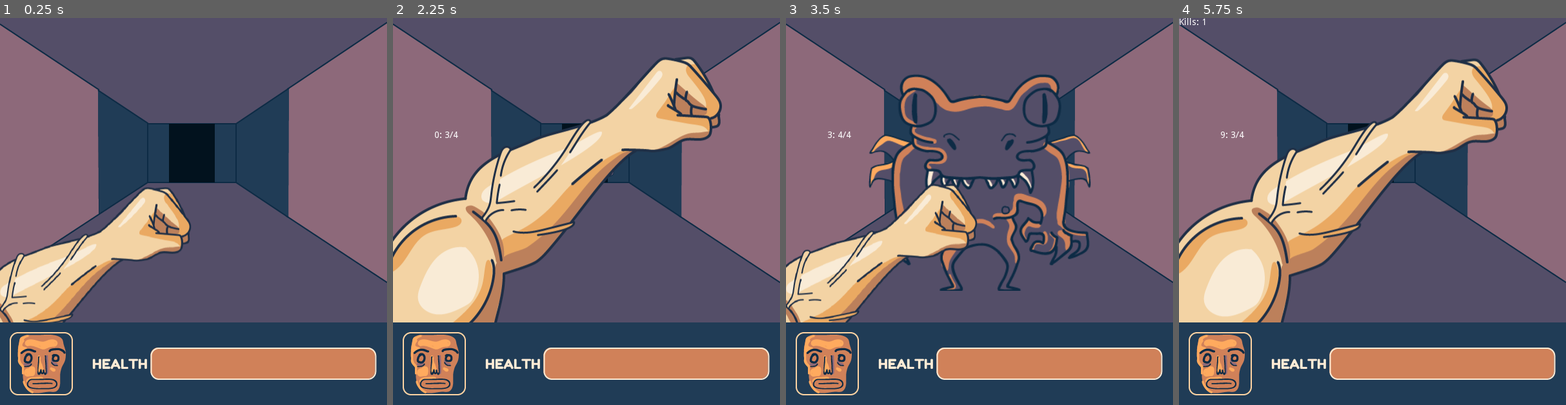
Above: before the commit, frames 1-4 (left to right).
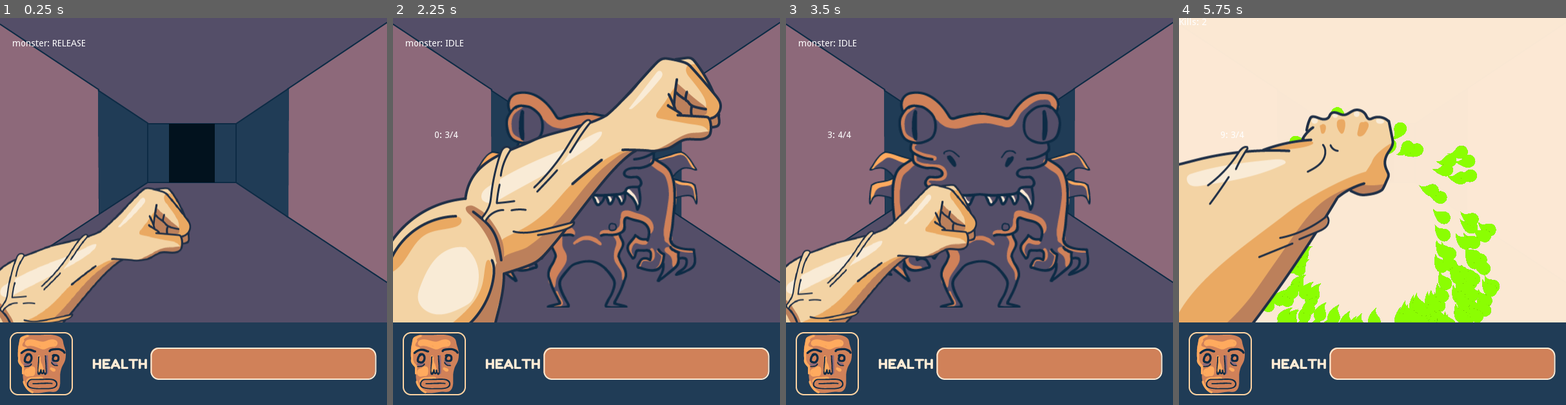
Above: after the commit, the same moments.

Repository: blackmambastudio/mocho
Game: Godot game, scene res://Game.tscn
Two runs of this game, one before a commit and one after it. Both use one fixed random seed, a clock stepped at 60 frames per second and the inputs below.
Inputs (mouse positions are in pixels of both pictures, inside the frame that each line leads up to):
- Up to frame 1 (0.25 s): no input
- Up to frame 2 (2.25 s): hold Right (ui_right) 0.53-1.28 s; tap D (block) at 0.6, 2.1 s; click (586, 211) at 0.67 s; tap Enter at 1.25 s; move the mouse to (509, 230) at 1.27 s; tap K (hit) at 1.35 s; move the mouse to (625, 126) at 2.02 s; hold Right (ui_right) from 2.03 s (still down)
- Up to frame 3 (3.5 s): keep holding Right (ui_right); tap Space at 2.75 s; move the mouse to (960, 288) at 2.77 s; tap K (hit) at 2.85 s; click (960, 288) at 2.92 s
- Up to frame 4 (5.75 s): move the mouse to (1488, 269) at 3.52 s; release Right (ui_right) at 3.53 s; tap D (block) at 3.6, 5.1 s; move the mouse to (1256, 153) at 4.27 s; tap K (hit) at 4.35 s; move the mouse to (1391, 211) at 5.02 s; click (1391, 211) at 5.17 s

The runs differ from the first frame. In frame 1, 0.1% of the frame differs, in the area x 3-22%, y 5-8%; in frame 2, 6.3%; in frame 3, 12%; in frame 4, 74%, in the area x 0-100%, y 0-79%.

Commit message:
cancel and speed up

Diff:
--- a/Game.gd
+++ b/Game.gd
@@ -49,7 +49,7 @@
 		kills += 1
 		$Kills.text = "Kills: " + str(kills)
 
-		yield(get_tree().create_timer(2), 'timeout')
+		yield(get_tree().create_timer(0.5), 'timeout')
 
 		self.new_monster()
 
--- a/Monster.gd
+++ b/Monster.gd
@@ -45,8 +45,12 @@
 			$AnimationPlayer.play("Victory")
 
 func check_dodge(chance):
+
+	if current_status == STATUS.TO_DODGE and self.mocho_status == STATUS.CANCEL:
+		self.set_status(STATUS.DODGE)
+		return
 	if current_status != STATUS.IDLE: return
-	if self.mocho_status != STATUS.TO_HIT and self.mocho_status != STATUS.CANCEL : return
+	if self.mocho_status != STATUS.TO_HIT: return
 	var value = randf()
 	print("to dodge ", value)
 	if chance > value:
@@ -64,13 +68,13 @@
 			1:
 				$Sprite.set_scale(Vector2(0.3, 0.3))
 				return
-			17:
+			5:
 				$Sprite.set_scale(Vector2(0.7, 0.7))
 				return
-			33:
+			9:
 				$Sprite.set_scale(Vector2(1.2, 1.2))
 				return
-			41:
+			13:
 				self.approaching = -1
 			_:
 				return
--- a/Monster.tscn
+++ b/Monster.tscn
@@ -6,7 +6,8 @@
 
 [sub_resource type="Animation" id=1]
 resource_name = "DodgeLeft"
-length = 0.5
+length = 0.4
+step = 0.05
 tracks/0/type = "value"
 tracks/0/path = NodePath("Sprite:position")
 tracks/0/interp = 1
@@ -14,7 +15,7 @@
 tracks/0/imported = false
 tracks/0/enabled = true
 tracks/0/keys = {
-"times": PoolRealArray( 0, 0.2, 0.497065 ),
+"times": PoolRealArray( 0, 0.15, 0.4 ),
 "transitions": PoolRealArray( 0.5, 1, 0.5 ),
 "update": 0,
 "values": [ Vector2( 300, 230 ), Vector2( 190, 230 ), Vector2( 300, 230 ) ]
@@ -22,7 +23,8 @@
 
 [sub_resource type="Animation" id=2]
 resource_name = "DodgeRight"
-length = 0.5
+length = 0.4
+step = 0.05
 tracks/0/type = "value"
 tracks/0/path = NodePath("Sprite:position")
 tracks/0/interp = 1
@@ -30,7 +32,7 @@
 tracks/0/imported = false
 tracks/0/enabled = true
 tracks/0/keys = {
-"times": PoolRealArray( 0, 0.2, 0.5 ),
+"times": PoolRealArray( 0, 0.15, 0.4 ),
 "transitions": PoolRealArray( -2, 1, -2 ),
 "update": 0,
 "values": [ Vector2( 300, 230 ), Vector2( 410, 230 ), Vector2( 300, 230 ) ]
@@ -64,14 +66,11 @@
 time_release = 0.35
 time_to_hit = 0.48
 
-[node name="Label" parent="." index="0"]
-visible = false
-
 [node name="HP" parent="." index="1"]
 visible = false
 
 [node name="Sprite" type="Sprite" parent="." index="2"]
-position = Vector2( 300, 203.859 )
+position = Vector2( 300, 230 )
 texture = ExtResource( 3 )
 hframes = 4
 
